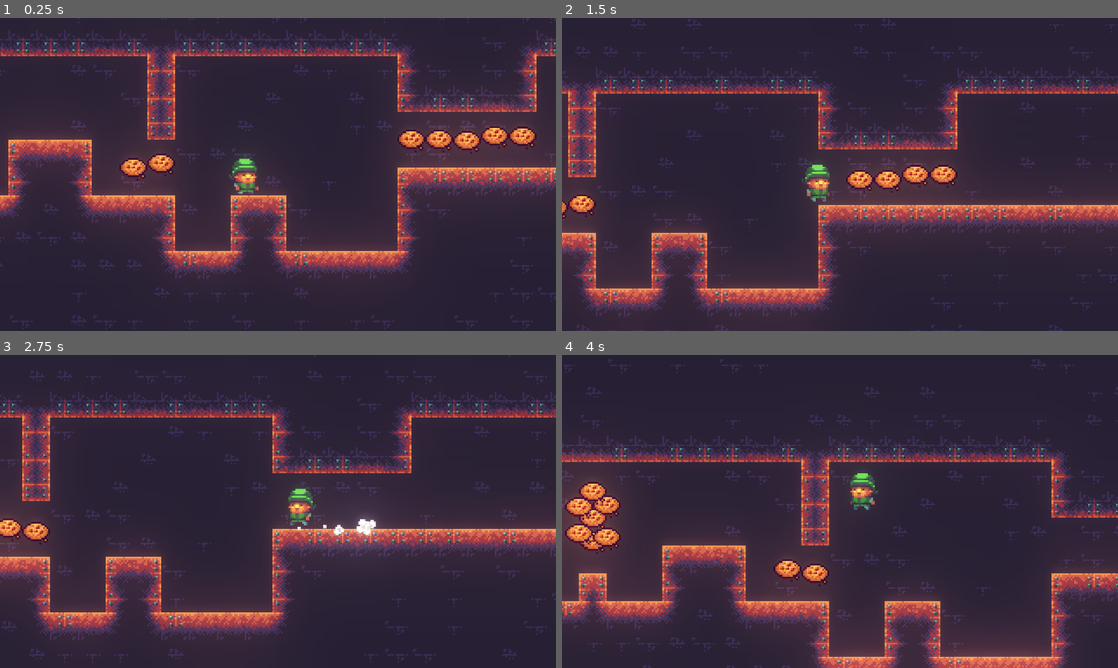
Above: before the commit, frames 1-4 (two rows, left to right).
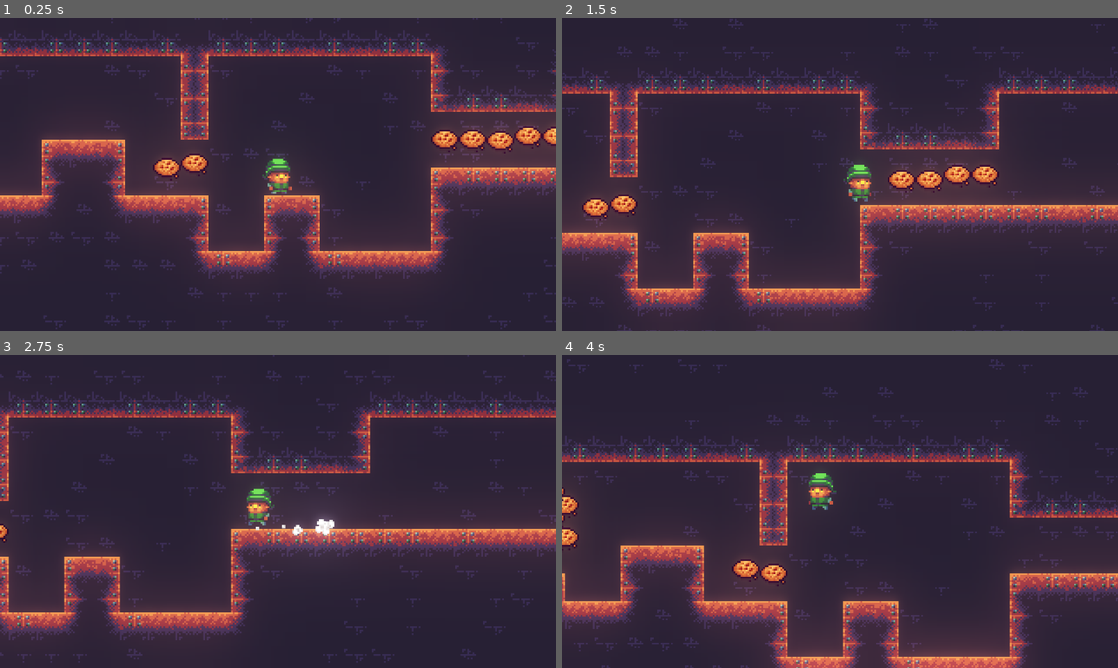
Above: after the commit, the same moments.

Repository: lethiandev/gd-christmas-morning
Game: Godot game, scene res://stages/sandbox/sandbox_stage.tscn
Two runs of this game, one before a commit and one after it. Both use one fixed random seed, a clock stepped at 60 frames per second and the inputs below. This scene is started directly instead of the project's main scene.
Inputs:
- Up to frame 1 (0.25 s): no input
- Up to frame 2 (1.5 s): hold D (move_right) from 0.53 s (still down); tap W (jump) at 0.77 s
- Up to frame 3 (2.75 s): tap W (jump) at 1.52 s; release D (move_right) at 2.03 s; hold A (move_left) from 2.03 s (still down)
- Up to frame 4 (4 s): keep holding A (move_left); tap W (jump) at 3.02, 3.77 s

The runs differ from the first frame. In frame 1, 23% of the frame differs, in the area x 0-100%, y 0-100%; in frame 2, 23%; in frame 3, 21%; in frame 4, 24%, in the area x 0-100%, y 1-100%.

Commit message:
Add camera into player's scene

Diff:
--- a/src/player/player.tscn
+++ b/src/player/player.tscn
@@ -43,3 +43,13 @@
 stream = SubResource( 3 )
 volume_db = -6.0
 pitch_scale = 0.9
+
+[node name="Camera2D" type="Camera2D" parent="."]
+z_index = 10
+current = true
+zoom = Vector2( 0.25, 0.25 )
+limit_left = -160
+limit_top = -90
+limit_right = 160
+limit_bottom = 90
+editor_draw_limits = true
